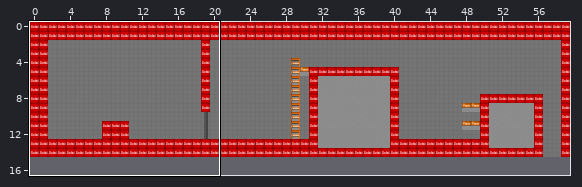
Two versions of a level (Tiled map, data/level1.tmx). Above: a wide view before the commit, with the close-up outlined.
Close-up. First the earlier version:
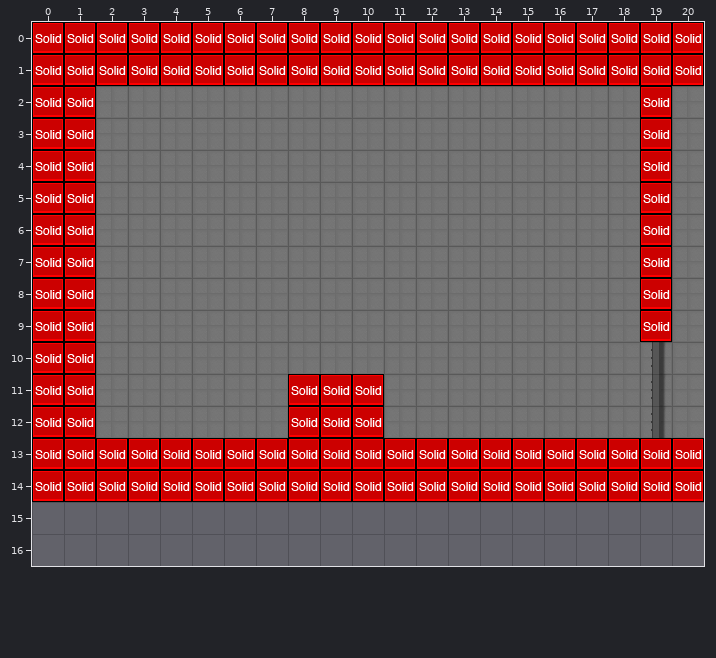
Cells are 32x32 px. Shown: x 0..20, y 0..16. The commit also changed other parts of the map, which this record leaves out. Tiles whose own drawing changed are shown in their newer look in all pictures.
Now the later version:
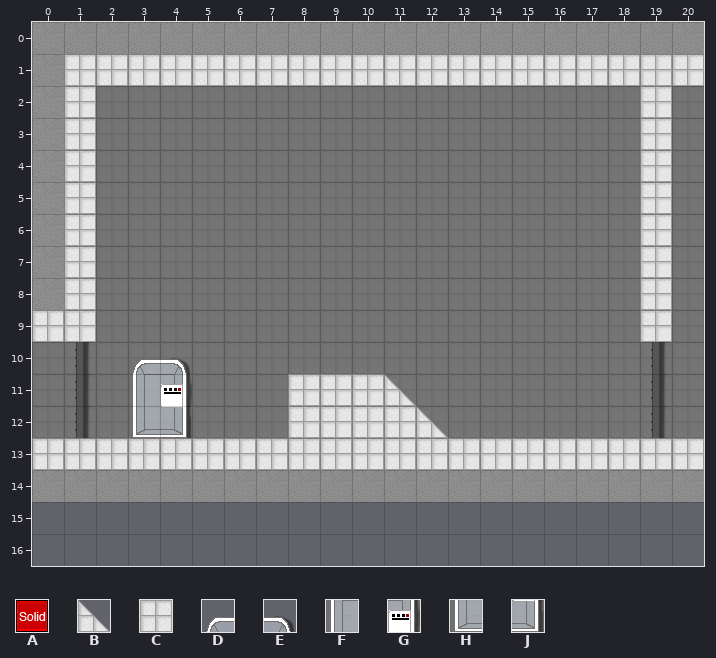
Key: from "meta": A 0 "solid"; from "tiles": B 3, C 4, D 10, E 11, F 26, G 27, H 42, J 43.
_ is an empty cell, . an unchanged one.
See-through tiles are keyed as they look on the map.
From old to new:
--- layer "foreground"
@@ x 3..12 @@
-10 __........
-11 __......_.
-12 __......__
+10 DE........
+11 FG......B.
+12 HJ......CB
--- layer "collision" (now hidden)
@@ x 0..20 @@
- 0 AAAAAAAAAAAAAAAAAAAAA
- 1 AAAAAAAAAAAAAAAAAAAAA
- 2 AA.................A.
- 3 AA.................A.
- 4 AA.................A.
- 5 AA.................A.
- 6 AA.................A.
- 7 AA.................A.
- 8 AA.................A.
- 9 AA.................A.
-10 AA...................
-11 AA......AAA..........
-12 AA......AAA..........
-13 AAAAAAAAAAAAAAAAAAAAA
-14 AAAAAAAAAAAAAAAAAAAAA
+ 0 _____________________
+ 1 _____________________
+ 2 __................._.
+ 3 __................._.
+ 4 __................._.
+ 5 __................._.
+ 6 __................._.
+ 7 __................._.
+ 8 __................._.
+ 9 __................._.
+10 __...................
+11 __......___..........
+12 __......___..........
+13 _____________________
+14 _____________________
Where, in picture pixels (left, top, right, bottom), the same in both close-ups:
changed: (32, 22, 704, 502)
